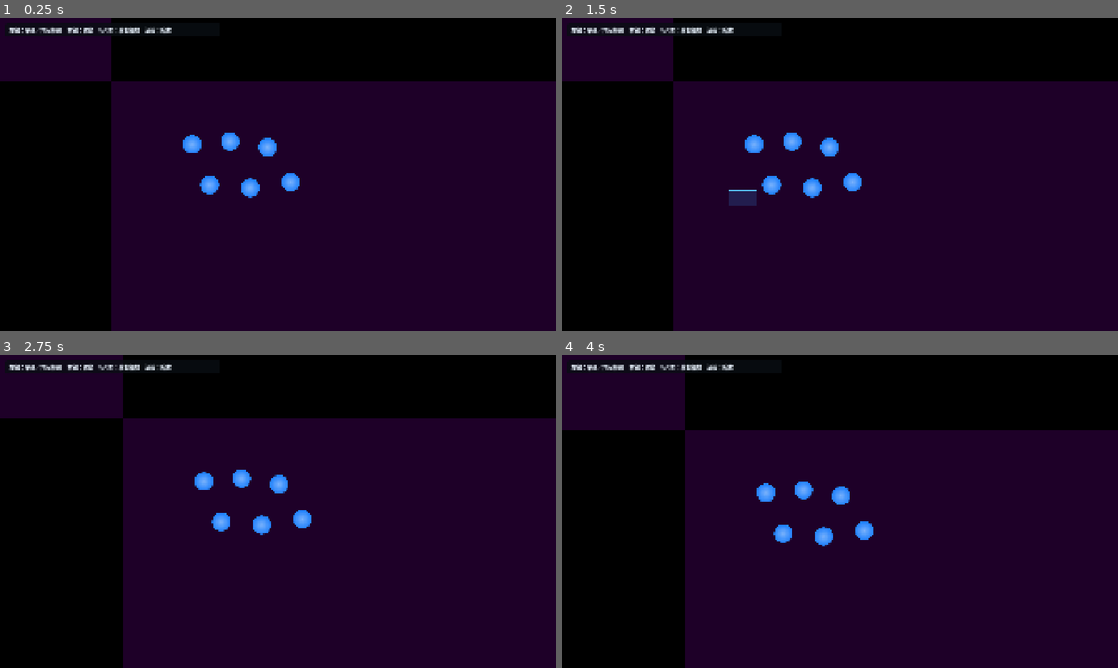
Above: before the commit, frames 1-4 (two rows, left to right).
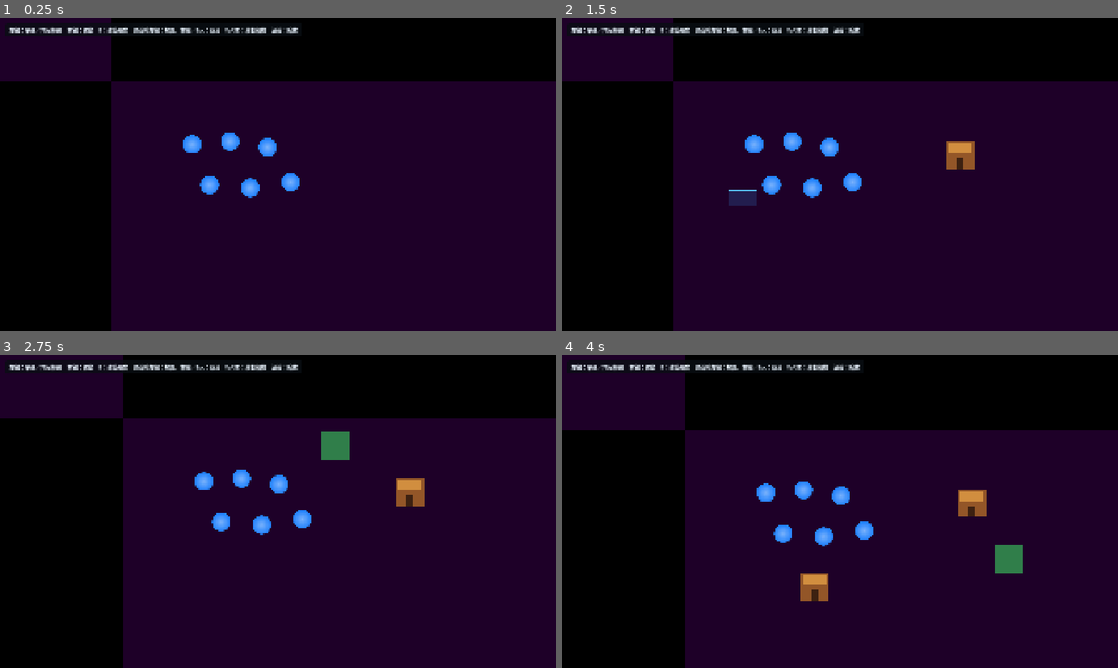
Above: after the commit, the same moments.

Repository: quittingjack/production_v3
Game: Godot game, scene res://scenes/Main.tscn
Two runs of this game, one before a commit and one after it. Both use one fixed random seed, a clock stepped at 60 frames per second and the inputs below.
Inputs (mouse positions are in pixels of both pictures, inside the frame that each line leads up to):
- Up to frame 1 (0.25 s): no input
- Up to frame 2 (1.5 s): tap Enter at 0.5 s; move the mouse to (962, 158) at 0.52 s; tap B at 0.6 s; click (962, 158) at 0.67 s; tap Space at 1.25 s; drag from (728, 190) to (812, 237) at 1.27 s
- Up to frame 3 (2.75 s): move the mouse to (333, 442) at 2.02 s; tap A (camera_left) at 2.1 s; click (333, 442) at 2.17 s; tap B at 2.3 s
- Up to frame 4 (4 s): tap Enter at 2.75 s; drag from (812, 574) to (673, 464) at 2.77 s; move the mouse to (1006, 558) at 3.52 s; tap W (camera_up) at 3.6 s; click (1006, 558) at 3.67 s; tap B at 3.8 s

The runs differ from the first frame. In frame 1, 0.5% of the frame differs, in the area x 17-54%, y 2-6%; in frame 2, 1.0%; in frame 3, 1.5%; in frame 4, 1.9%, in the area x 17-83%, y 2-79%.

Commit message:
Add building placement mechanics and navigation management

Diff:
--- a/scenes/Main.tscn
+++ b/scenes/Main.tscn
@@ -1,8 +1,9 @@
-[gd_scene format=3 uid="uid://dhr4d5i5mgvg1"]
+[gd_scene load_steps=6 format=3 uid="uid://dhr4d5i5mgvg1"]
 
-[ext_resource type="PackedScene" path="res://scenes/Villager.tscn" id="1_0wfyh"]
+[ext_resource type="PackedScene" path="res://scenes/villager.tscn" id="1_0wfyh"]
 [ext_resource type="Script" uid="uid://cll2wyhosdgc8" path="res://scripts/selection_manager.gd" id="2_sugp2"]
 [ext_resource type="Script" uid="uid://7dauewhoqo13" path="res://scripts/camera_controller.gd" id="3_camera"]
+[ext_resource type="Script" path="res://scripts/building_manager.gd" id="4_building"]
 
 [sub_resource type="PlaceholderTexture2D" id="PlaceholderTexture2D_sugp2"]
 
@@ -29,6 +30,8 @@
 texture = SubResource("PlaceholderTexture2D_sugp2")
 polygon = PackedVector2Array(-1468, -1036, 2387, -1047, 2394, 1480, -1479, 1459)
 
+[node name="NavigationRegion2D" type="NavigationRegion2D" parent="."]
+
 [node name="Villagers" type="Node2D" parent="." unique_id=1067099618]
 
 [node name="Villager1" parent="Villagers" unique_id=566335421 instance=ExtResource("1_0wfyh")]
@@ -49,6 +52,8 @@
 [node name="Villager6" parent="Villagers" unique_id=170303806 instance=ExtResource("1_0wfyh")]
 position = Vector2(620, 350)
 
+[node name="Buildings" type="Node2D" parent="."]
+
 [node name="SelectionManager" type="Node2D" parent="." unique_id=898392853]
 z_index = 10
 script = ExtResource("2_sugp2")
@@ -63,6 +68,10 @@
 default_color = Color(0.35, 0.78, 1, 0.95)
 antialiased = true
 
+[node name="BuildingManager" type="Node2D" parent="."]
+z_index = 20
+script = ExtResource("4_building")
+
 [node name="Interface" type="CanvasLayer" parent="." unique_id=1838611413]
 
 [node name="Help" type="Label" parent="Interface" unique_id=255283850]
@@ -73,4 +82,4 @@
 theme_override_colors/font_color = Color(0.92, 0.96, 1, 1)
 theme_override_font_sizes/font_size = 18
 theme_override_styles/normal = SubResource("StyleBoxFlat_help")
-text = "左鍵：單選／拖曳框選    右鍵：移動    WASD：移動相機    滾輪：縮放"
+text = "左鍵：單選／拖曳框選    右鍵：移動    B：建築預覽    建造時左鍵：放置、右鍵／Esc：取消    WASD：移動相機    滾輪：縮放"
--- a/scenes/Villager.tscn
+++ b/scenes/Villager.tscn
@@ -9,7 +9,7 @@
 
 [node name="Villager" type="CharacterBody2D" groups=["villagers"]]
 collision_layer = 1
-collision_mask = 1
+collision_mask = 3
 script = ExtResource("1_script")
 
 [node name="BodySprite" type="Sprite2D" parent="."]
@@ -24,3 +24,8 @@
 
 [node name="CollisionShape2D" type="CollisionShape2D" parent="."]
 shape = SubResource("CircleShape2D_villager")
+
+[node name="NavigationAgent2D" type="NavigationAgent2D" parent="."]
+path_desired_distance = 8.0
+target_desired_distance = 4.0
+radius = 32.0
--- /dev/null
+++ b/scenes/building.tscn
@@ -0,0 +1,27 @@
+[gd_scene load_steps=2 format=3]
+
+[sub_resource type="RectangleShape2D" id="RectangleShape2D_building"]
+size = Vector2(96, 96)
+
+[node name="Building" type="Node2D" groups=["buildings"]]
+
+[node name="Body" type="Polygon2D" parent="."]
+color = Color(0.58, 0.34, 0.16, 1)
+polygon = PackedVector2Array(-48, -48, 48, -48, 48, 48, -48, 48)
+
+[node name="Roof" type="Polygon2D" parent="."]
+z_index = 1
+color = Color(0.82, 0.56, 0.25, 1)
+polygon = PackedVector2Array(-40, -40, 40, -40, 40, -8, -40, -8)
+
+[node name="Door" type="Polygon2D" parent="."]
+z_index = 1
+color = Color(0.24, 0.13, 0.07, 1)
+polygon = PackedVector2Array(-12, 12, 12, 12, 12, 48, -12, 48)
+
+[node name="StaticBody2D" type="StaticBody2D" parent="."]
+collision_layer = 2
+collision_mask = 1
+
+[node name="CollisionShape2D" type="CollisionShape2D" parent="StaticBody2D"]
+shape = SubResource("RectangleShape2D_building")
--- /dev/null
+++ b/scripts/building_manager.gd
@@ -0,0 +1,176 @@
+extends Node2D
+
+const BUILDING_SCENE := preload("res://scenes/building.tscn")
+const BUILDING_SIZE := Vector2(96.0, 96.0)
+const GRID_SIZE := 32.0
+const NAVIGATION_CLEARANCE := 36.0
+const VALID_COLOR := Color(0.25, 0.9, 0.4, 0.55)
+const INVALID_COLOR := Color(0.95, 0.25, 0.25, 0.55)
+
+@export var navigation_bounds := Rect2(-1440.0, -1024.0, 3808.0, 2464.0)
+
+@onready var navigation_region: NavigationRegion2D = $"../NavigationRegion2D"
+@onready var buildings: Node2D = $"../Buildings"
+
+var _is_placing := false
+var _preview: Polygon2D
+var _preview_position := Vector2.ZERO
+var _placement_is_valid := false
+
+
+func _ready() -> void:
+	add_to_group(&"building_managers")
+	_create_preview()
+	_rebuild_navigation()
+
+
+func _process(_delta: float) -> void:
+	if not _is_placing:
+		return
+
+	_preview_position = _snap_to_grid(get_global_mouse_position())
+	_preview.global_position = _preview_position
+	_placement_is_valid = _can_place_at(_preview_position)
+	_preview.color = VALID_COLOR if _placement_is_valid else INVALID_COLOR
+
+
+func _unhandled_input(event: InputEvent) -> void:
+	if event is InputEventKey:
+		var key_event := event as InputEventKey
+		if key_event.pressed and not key_event.echo and key_event.keycode == KEY_B:
+			_start_placement()
+			get_viewport().set_input_as_handled()
+			return
+
+		if _is_placing and key_event.pressed and key_event.keycode == KEY_ESCAPE:
+			_cancel_placement()
+			get_viewport().set_input_as_handled()
+			return
+
+	if not _is_placing or not event is InputEventMouseButton:
+		return
+
+	var mouse_event := event as InputEventMouseButton
+	if not mouse_event.pressed:
+		get_viewport().set_input_as_handled()
+		return
+
+	if mouse_event.button_index == MOUSE_BUTTON_LEFT:
+		if _placement_is_valid:
+			_place_building()
+		get_viewport().set_input_as_handled()
+	elif mouse_event.button_index == MOUSE_BUTTON_RIGHT:
+		_cancel_placement()
+		get_viewport().set_input_as_handled()
+
+
+func is_placing() -> bool:
+	return _is_placing
+
+
+func _create_preview() -> void:
+	_preview = Polygon2D.new()
+	_preview.name = "BuildingPreview"
+	_preview.z_index = 5
+	_preview.polygon = _rectangle_polygon(BUILDING_SIZE * 0.5)
+	_preview.color = VALID_COLOR
+	_preview.visible = false
+	add_child(_preview)
+
+
+func _start_placement() -> void:
+	_is_placing = true
+	_preview.visible = true
+	_preview_position = _snap_to_grid(get_global_mouse_position())
+	_preview.global_position = _preview_position
+	_placement_is_valid = _can_place_at(_preview_position)
+	_preview.color = VALID_COLOR if _placement_is_valid else INVALID_COLOR
+
+
+func _cancel_placement() -> void:
+	_is_placing = false
+	_preview.visible = false
+
+
+func _place_building() -> void:
+	var building := BUILDING_SCENE.instantiate() as Node2D
+	building.position = _preview_position
+	buildings.add_child(building)
+	_cancel_placement()
+	_rebuild_navigation()
+
+
+func _can_place_at(world_position: Vector2) -> bool:
+	var building_rect := Rect2(world_position - BUILDING_SIZE * 0.5, BUILDING_SIZE)
+	if not navigation_bounds.encloses(building_rect):
+		return false
+
+	var shape := RectangleShape2D.new()
+	shape.size = BUILDING_SIZE
+
+	var query := PhysicsShapeQueryParameters2D.new()
+	query.shape = shape
+	query.transform = Transform2D(0.0, world_position)
+	query.collision_mask = 3
+	query.collide_with_areas = false
+	query.collide_with_bodies = true
+
+	return get_world_2d().direct_space_state.intersect_shape(query, 1).is_empty()
+
+
+func _rebuild_navigation() -> void:
+	var navigation_polygon := NavigationPolygon.new()
+	navigation_polygon.agent_radius = NAVIGATION_CLEARANCE
+	navigation_polygon.cell_size = 1.0
+
+	var source_geometry := NavigationMeshSourceGeometryData2D.new()
+	source_geometry.add_traversable_outline(_rect_outline(navigation_bounds))
+
+	for node in get_tree().get_nodes_in_group(&"buildings"):
+		var building := node as Node2D
+		if not building:
+			continue
+		var obstruction := _rectangle_polygon(
+			BUILDING_SIZE * 0.5 + Vector2.ONE * NAVIGATION_CLEARANCE
+		)
+		for index in obstruction.size():
+			obstruction[index] += building.global_position
+		source_geometry.add_projected_obstruction(obstruction, true)
+
+	NavigationServer2D.bake_from_source_geometry_data(
+		navigation_polygon,
+		source_geometry
+	)
+	navigation_region.navigation_polygon = navigation_polygon
+	NavigationServer2D.region_set_navigation_polygon(
+		navigation_region.get_rid(),
+		navigation_polygon
+	)
+	NavigationServer2D.map_force_update(navigation_region.get_navigation_map())
+
+	for node in get_tree().get_nodes_in_group(&"villagers"):
+		var villager := node as Villager
+		if villager:
+			villager.call_deferred("refresh_navigation_target")
+
+
+func _snap_to_grid(world_position: Vector2) -> Vector2:
+	return world_position.snapped(Vector2.ONE * GRID_SIZE)
+
+
+func _rect_outline(rect: Rect2) -> PackedVector2Array:
+	return PackedVector2Array([
+		rect.position,
+		Vector2(rect.end.x, rect.position.y),
+		rect.end,
+		Vector2(rect.position.x, rect.end.y),
+	])
+
+
+func _rectangle_polygon(half_size: Vector2) -> PackedVector2Array:
+	return PackedVector2Array([
+		Vector2(-half_size.x, -half_size.y),
+		Vector2(half_size.x, -half_size.y),
+		Vector2(half_size.x, half_size.y),
+		Vector2(-half_size.x, half_size.y),
+	])
--- a/scripts/selection_manager.gd
+++ b/scripts/selection_manager.gd
@@ -17,6 +17,9 @@
 
 
 func _unhandled_input(event: InputEvent) -> void:
+	if _is_building_placement_active():
+		return
+
 	if event is InputEventMouseButton:
 		var mouse_button := event as InputEventMouseButton
 		var world_position := _screen_to_world(mouse_button.position)
@@ -150,3 +153,10 @@
 
 func _screen_to_world(screen_position: Vector2) -> Vector2:
 	return get_viewport().get_canvas_transform().affine_inverse() * screen_position
+
+
+func _is_building_placement_active() -> bool:
+	var managers := get_tree().get_nodes_in_group(&"building_managers")
+	if managers.is_empty():
+		return false
+	return managers[0].is_placing()
--- a/scripts/villager.gd
+++ b/scripts/villager.gd
@@ -7,14 +7,13 @@
 
 @export var move_speed := 220.0
 @export var arrival_distance := 3.0
-@export var blocked_stop_time := 0.25
 
 @onready var selection_highlight: Sprite2D = $SelectionHighlight
+@onready var navigation_agent: NavigationAgent2D = $NavigationAgent2D
 
 var _target_position := Vector2.ZERO
 var _has_target := false
 var _is_selected := false
-var _blocked_time := 0.0
 
 
 func _physics_process(delta: float) -> void:
@@ -22,24 +21,21 @@
 		velocity = Vector2.ZERO
 		return
 
-	var target_offset := _target_position - global_position
-	var distance_to_target := target_offset.length()
-	if distance_to_target <= arrival_distance:
+	if navigation_agent.is_navigation_finished():
 		stop_moving()
 		return
 
-	velocity = target_offset.normalized() * minf(move_speed, distance_to_target / maxf(delta, 0.001))
-	var position_before_move := global_position
+	var next_path_position := navigation_agent.get_next_path_position()
+	var target_offset := next_path_position - global_position
+	if target_offset.length() <= arrival_distance:
+		velocity = Vector2.ZERO
+		return
+
+	velocity = target_offset.normalized() * minf(
+		move_speed,
+		target_offset.length() / maxf(delta, 0.001)
+	)
 	move_and_slide()
-
-	var moved_distance := position_before_move.distance_to(global_position)
-	var expected_distance := velocity.length() * delta
-	if get_slide_collision_count() > 0 and moved_distance < minf(0.5, expected_distance * 0.1):
-		_blocked_time += delta
-		if _blocked_time >= blocked_stop_time:
-			stop_moving()
-	else:
-		_blocked_time = 0.0
 
 
 func set_selected(value: bool) -> void:
@@ -58,13 +54,17 @@
 func move_to(world_position: Vector2) -> void:
 	_target_position = world_position
 	_has_target = true
-	_blocked_time = 0.0
+	navigation_agent.target_position = world_position
+
+
+func refresh_navigation_target() -> void:
+	if _has_target:
+		navigation_agent.target_position = _target_position
 
 
 func stop_moving() -> void:
 	_has_target = false
 	velocity = Vector2.ZERO
-	_blocked_time = 0.0
 
 
 func contains_point(world_position: Vector2) -> bool:
Not shown, added: scripts/building_manager.gd.uid
Not shown, changed: AGENTS.MD
